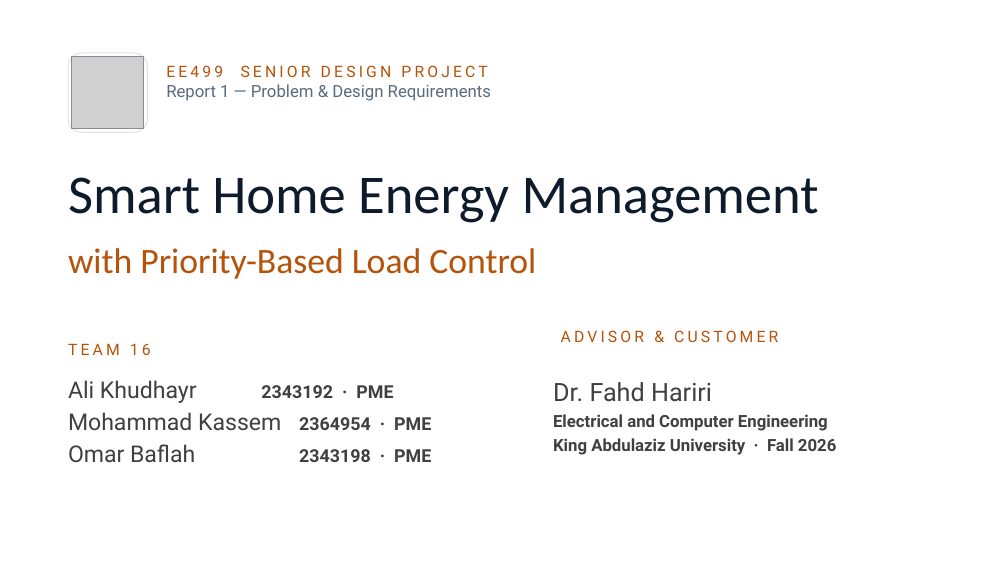
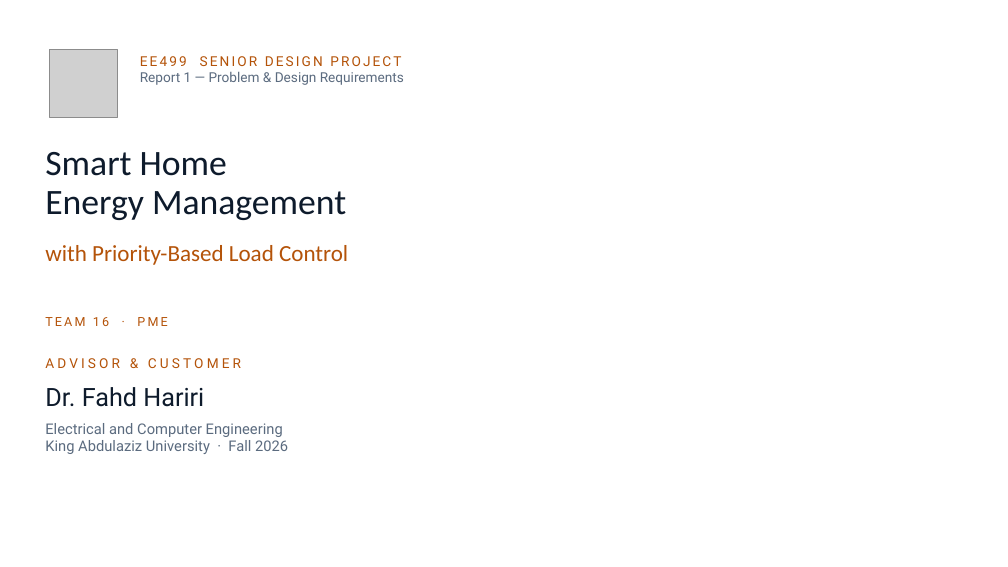
Before and after one commit to Ali-Khudhayr/Ali-Khudhayr.github.io, a slide deck: slide 1 of SDP_CH1_presentation/EE499_Team16_Presentation_5.pptx (slide 2 before the commit). Drawn at 1008x567 pixels with LibreOffice and Linux fonts; fonts in the diff are those of the drawing; grey boxes stand for pictures; background and template pictures are left out. Boxes give left, top, right and bottom in pixels: in the first picture for what was removed or moved away, otherwise in the second. Text is boxed around its words. In the diff, an @@ line names an element or a change of style, - is before the commit and + after.

```diff
--- a/SDP_CH1_presentation/EE499_Team16_Presentation_5.pptx
+++ b/SDP_CH1_presentation/EE499_Team16_Presentation_5.pptx
@@ rectangle removed at (2,1,1008,567) @@
@@ picture: place and size @@
-picture at (72,57,144,129)
+picture at (49,49,117,117)
@@ rounded rectangle removed at (68,53,147,132) @@
@@ text "EE499 SENIOR DESIGN PROJECT": place and size @@
-text "EE499 SENIOR DESIGN PROJECT" at (166,65,491,101)
+text "EE499 SENIOR DESIGN PROJECT" at (140,56,404,85)
@@ text "EE499 SENIOR DESIGN PROJECT" at (140,56,404,85): size 15 to 13 pt, letter spacing 3 to 2 pt in "EE499 SENIOR DESIGN PROJECT"; size 16 to 13 pt in "Report 1 — Problem & Design Requirements" @@
@@ text at (45,152,346,220): text changed; size 52 to 34 pt @@
-Smart Home Energy Management
+Smart Home
+Energy Management
@@ text "with Priority-Based Load Control": place and size @@
-text "with Priority-Based Load Control" at (68,248,536,279)
+text "with Priority-Based Load Control" at (45,245,348,265)
@@ text "with Priority-Based Load Control" at (45,245,348,265): size 34 to 22 pt @@
@@ text at (45,317,167,326): text changed; size 15 to 12 pt @@
-TEAM 16
+TEAM 16 · PME
@@ text "ADVISOR & CUSTOMER": place and size @@
-text "ADVISOR & CUSTOMER" at (561,330,778,342)
+text "ADVISOR & CUSTOMER" at (45,358,241,368)
@@ text "ADVISOR & CUSTOMER" at (45,358,241,368): size 15 to 13 pt @@
@@ text added at (45,387,204,407), 24 pt, text #0E1B2C @@
+Dr. Fahd Hariri
@@ text removed at (68,380,431,462) @@
-Ali Khudhayr 2343192 · PME
-Mohammad Kassem 2364954 · PME
-Omar Baflah 2343198 · PME
@@ text at (553,382,712,402): paragraph removed @@
-Dr. Fahd Hariri
@@ text "Electrical and Computer Engineering": place and size @@
-text "Electrical and Computer Engineering" at (553,382,836,455)
+text "Electrical and Computer Engineering" at (45,423,288,454)
@@ text "Electrical and Computer Engineering" at (45,423,288,454): size 16 to 14 pt, text colour #404040 to #5B6B7F, bold off; less space between paragraphs @@
```
Also in this commit, not shown: 1 slide removed, 9 other files.
